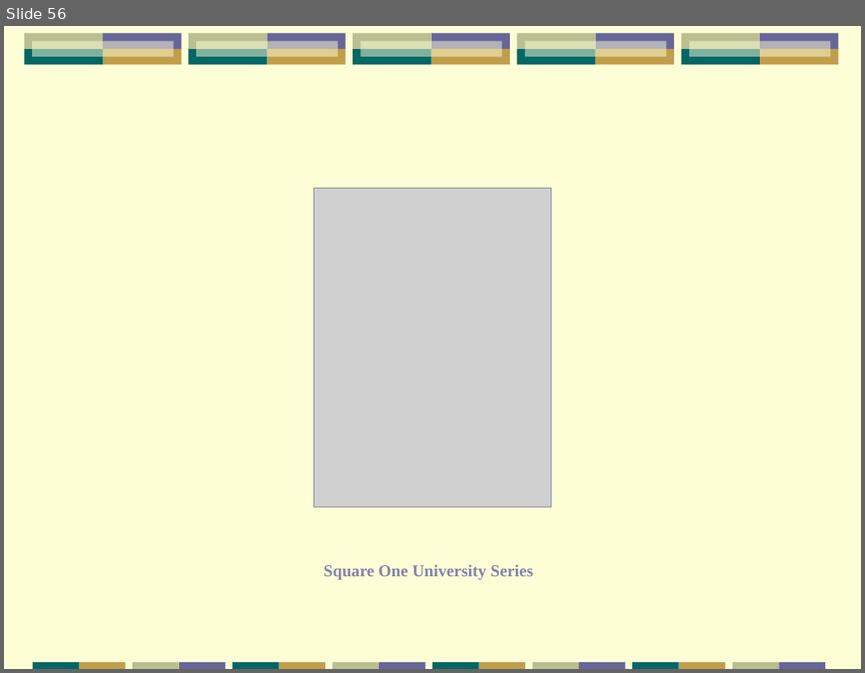
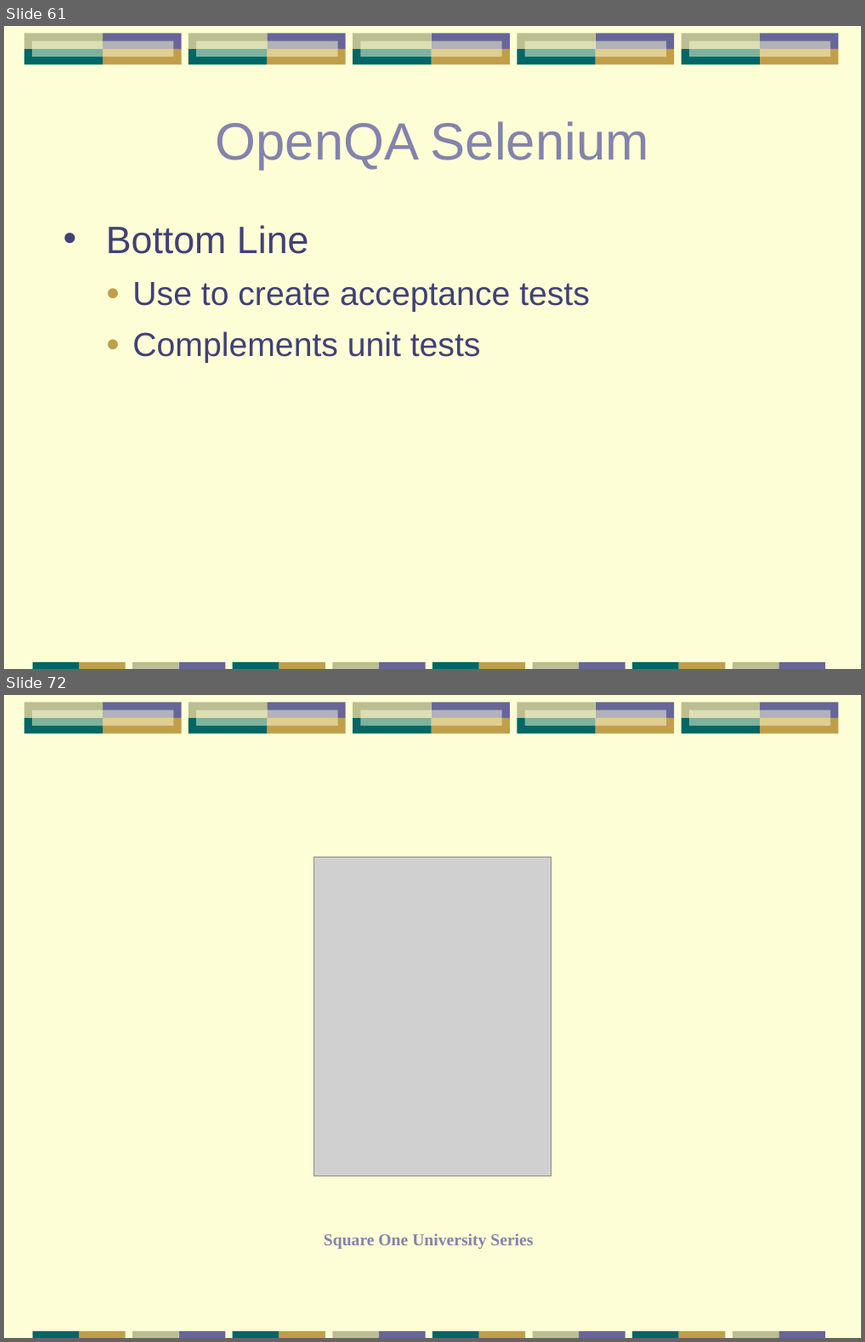
Before and after one commit to papuapost/yazaar, a slide deck: articles/testing-tools/testing-tools.odp. Shown one above the other, each under a label of ours: slide 56 before the commit, slides 61 and 72 after it; the slides between them are not shown. The pictures are 865x673 and 865x1342 pixels, drawn with LibreOffice and Linux fonts; fonts in the diff are those of the drawing; grey boxes stand for pictures. Boxes give left, top, right and bottom in pixels: in the first picture for what was removed or moved away, otherwise in the second. Text is boxed around its words. In the diff, an @@ line names an element or a change of style, - is before the commit and + after.

```diff
--- a/articles/testing-tools/testing-tools.odp
+++ b/articles/testing-tools/testing-tools.odp
@@ slide 61 added at (4,26,861,669), background #FEFED6; not listed: 41 template elements that a slide beside it also shows @@
@@ title added at (216,121,649,170), 44 pt, text #8383AD @@
+OpenQA Selenium
@@ text added at (106,225,590,363), 28 pt, text #404176 @@
+• Bottom Line
+  ● Use to create acceptance tests
+  ● Complements unit tests
@@ what was slide 56 is now slide 72 @@
```
Also in this commit, not shown: 15 slides changed, 30 other slides added, 15 slides removed.
